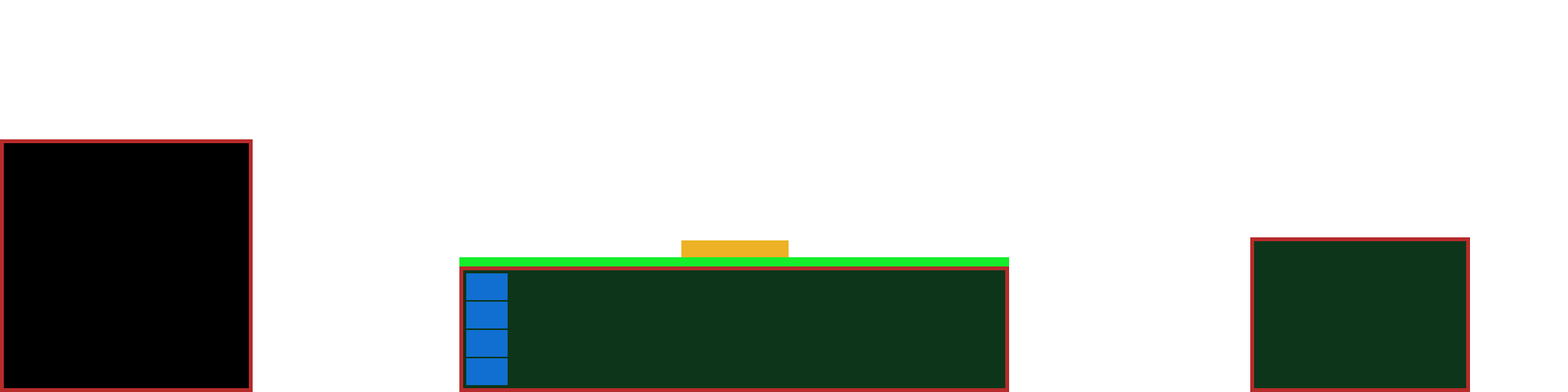
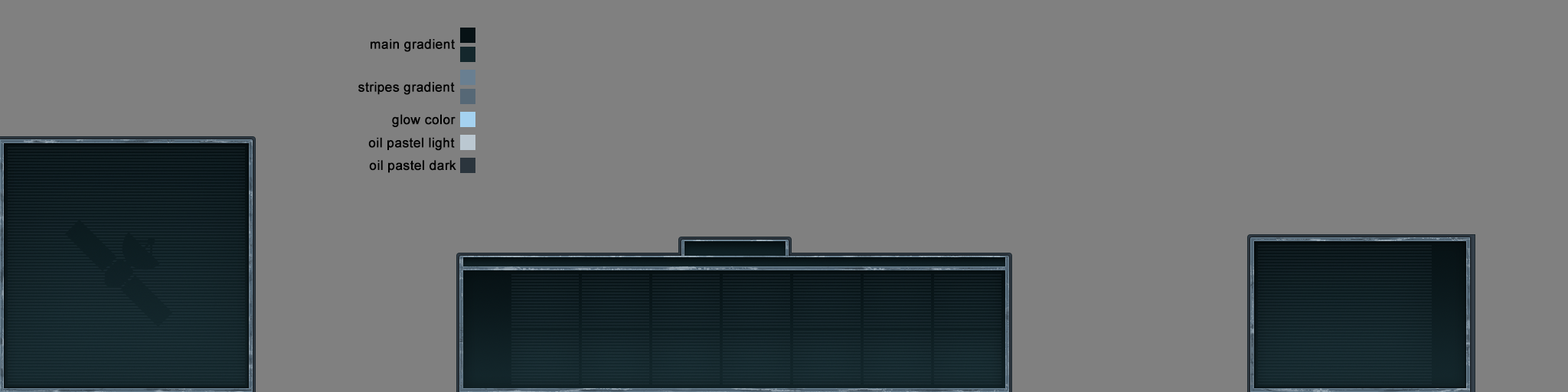
Layers edited between the first and the second (1568, 392) image:
added group "texture" with 25 layers above "mockup base" over [0, 136, 1477, 392]
added group "radar" with 6 layers in group "texture" over [0, 136, 258, 392]
added layer "Oil Pastel Large 2 px10" (1st of 3, in "texture" › "radar") (60%) in group "radar" over [0, 137, 258, 392]
added layer "border inner" (1st of 3, in "texture" › "radar") in group "radar" over [0, 139, 253, 392]
added layer "body stripes" (1st of 2, in "texture" › "radar") (10%) in group "radar" over [7, 147, 245, 385]
added layer "body" (1st of 3, in "texture" › "radar") in group "radar" over [3, 143, 249, 389]
added layer "border outer" (1st of 3, in "texture" › "radar") in group "radar" over [0, 136, 256, 392]
added group "production" with 10 layers in group "texture" over [429, 235, 1021, 392]
added group "inner" with 8 layers in group "production" over [429, 235, 1021, 392]
added layer "Oil Pastel Large 2 px10" (2nd of 3, in "texture" › "production" › "inner") (60%) in group "inner" over [429, 235, 1021, 392]
added layer "border inner" (2nd of 3, in "texture" › "production" › "inner") in group "inner" over [459, 239, 1010, 392]
added group "body" (2nd of 3, in "texture" › "production" › "inner") with 5 layers in group "inner" over [463, 241, 1006, 389]
added layer "icons stripes" (10%) in group "body" over [511, 274, 1002, 385]
added layer "icons body" in group "body" over [463, 270, 1006, 389]
added layer "border outer" (2nd of 3, in "texture" › "production") in group "production" over [456, 236, 1013, 392]
added group "upgrades" with 6 layers in group "texture" over [1247, 229, 1477, 392]
added layer "Oil Pastel Large 2 px10" (3rd of 3, in "texture" › "upgrades") (60%) in group "upgrades" over [1247, 229, 1477, 392]
renamed "Layer 0" to "mockup base", painted on it over [0, 139, 1470, 392]
added layer "grey" over [0, 0, 1568, 392]
…and 19 more changes (19 added)
